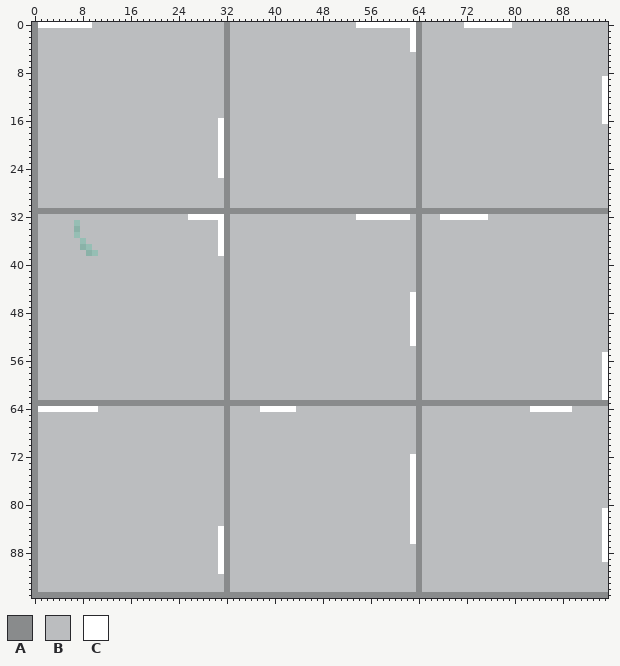
Pixel-art file: Sprites/Asperite/FloorTiles32Redone.aseprite. The picture above was drawn from the file before the commit.
96x96 pixels, 1 frame.
Palette (. is transparent): A #898b8c  B #bbbdbf  C #ffffff
After the commit:
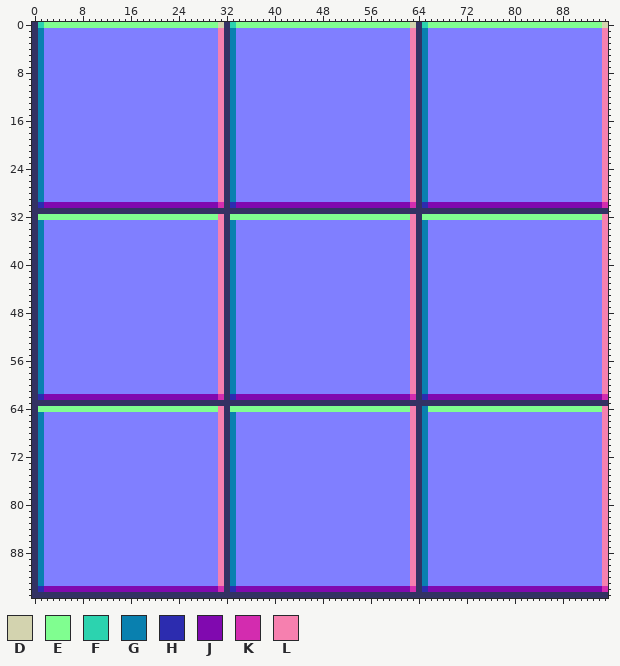
Colours new in this view: D #d3d3af  E #80fe90  F #2cd3af  G #0980af  H #2c2caf  J #8009af  K #d32caf  L #f680af
Change:
layer "Layer 1" now hidden
layer "Normal" added
colour A: #898b8c -> #333263
colour B: #bbbdbf -> #807fff
Changed rows in their new state; - is a pixel that keeps its letter.
Layer "Normal":
first column x 1:
 0 FEEEEEEEEEEEEEEEEEEEEEEEEEEEEED-FEEEEEEEEEEEEEEEEEEEEEEEEEEEEED-FEEEEEEEEEEEEEEEEEEEEEEEEEEEEED
 1 G-----------------------------L-G-----------------------------L-G-----------------------------L
 2 G-----------------------------L-G-----------------------------L-G-----------------------------L
 3 G-----------------------------L-G-----------------------------L-G-----------------------------L
 4 G-----------------------------L-G-----------------------------L-G-----------------------------L
 5 G-----------------------------L-G-----------------------------L-G-----------------------------L
 6 G-----------------------------L-G-----------------------------L-G-----------------------------L
 7 G-----------------------------L-G-----------------------------L-G-----------------------------L
 8 G-----------------------------L-G-----------------------------L-G-----------------------------L
 9 G-----------------------------L-G-----------------------------L-G-----------------------------L
10 G-----------------------------L-G-----------------------------L-G-----------------------------L
11 G-----------------------------L-G-----------------------------L-G-----------------------------L
12 G-----------------------------L-G-----------------------------L-G-----------------------------L
13 G-----------------------------L-G-----------------------------L-G-----------------------------L
14 G-----------------------------L-G-----------------------------L-G-----------------------------L
15 G-----------------------------L-G-----------------------------L-G-----------------------------L
16 G-----------------------------L-G-----------------------------L-G-----------------------------L
17 G-----------------------------L-G-----------------------------L-G-----------------------------L
18 G-----------------------------L-G-----------------------------L-G-----------------------------L
19 G-----------------------------L-G-----------------------------L-G-----------------------------L
20 G-----------------------------L-G-----------------------------L-G-----------------------------L
21 G-----------------------------L-G-----------------------------L-G-----------------------------L
22 G-----------------------------L-G-----------------------------L-G-----------------------------L
23 G-----------------------------L-G-----------------------------L-G-----------------------------L
24 G-----------------------------L-G-----------------------------L-G-----------------------------L
25 G-----------------------------L-G-----------------------------L-G-----------------------------L
26 G-----------------------------L-G-----------------------------L-G-----------------------------L
27 G-----------------------------L-G-----------------------------L-G-----------------------------L
28 G-----------------------------L-G-----------------------------L-G-----------------------------L
29 G-----------------------------L-G-----------------------------L-G-----------------------------L
30 HJJJJJJJJJJJJJJJJJJJJJJJJJJJJJK-HJJJJJJJJJJJJJJJJJJJJJJJJJJJJJK-HJJJJJJJJJJJJJJJJJJJJJJJJJJJJJK
32 EEEEEEEEEEEEEEEEEEEEEEEEEEEEEEL-EEEEEEEEEEEEEEEEEEEEEEEEEEEEEEL-EEEEEEEEEEEEEEEEEEEEEEEEEEEEEEL
33 G-----B-----------------------L-G-----------------------------L-G-----------------------------L
34 G-----B-----------------------L-G-----------------------------L-G-----------------------------L
35 G-----B-----------------------L-G-----------------------------L-G-----------------------------L
36 G------B----------------------L-G-----------------------------L-G-----------------------------L
37 G------BB---------------------L-G-----------------------------L-G-----------------------------L
38 G-------BB--------------------L-G-----------------------------L-G-----------------------------L
39 G-----------------------------L-G-----------------------------L-G-----------------------------L
40 G-----------------------------L-G-----------------------------L-G-----------------------------L
41 G-----------------------------L-G-----------------------------L-G-----------------------------L
42 G-----------------------------L-G-----------------------------L-G-----------------------------L
43 G-----------------------------L-G-----------------------------L-G-----------------------------L
44 G-----------------------------L-G-----------------------------L-G-----------------------------L
45 G-----------------------------L-G-----------------------------L-G-----------------------------L
46 G-----------------------------L-G-----------------------------L-G-----------------------------L
47 G-----------------------------L-G-----------------------------L-G-----------------------------L
48 G-----------------------------L-G-----------------------------L-G-----------------------------L
49 G-----------------------------L-G-----------------------------L-G-----------------------------L
50 G-----------------------------L-G-----------------------------L-G-----------------------------L
51 G-----------------------------L-G-----------------------------L-G-----------------------------L
52 G-----------------------------L-G-----------------------------L-G-----------------------------L
53 G-----------------------------L-G-----------------------------L-G-----------------------------L
54 G-----------------------------L-G-----------------------------L-G-----------------------------L
55 G-----------------------------L-G-----------------------------L-G-----------------------------L
56 G-----------------------------L-G-----------------------------L-G-----------------------------L
57 G-----------------------------L-G-----------------------------L-G-----------------------------L
58 G-----------------------------L-G-----------------------------L-G-----------------------------L
59 G-----------------------------L-G-----------------------------L-G-----------------------------L
60 G-----------------------------L-G-----------------------------L-G-----------------------------L
61 G-----------------------------L-G-----------------------------L-G-----------------------------L
62 HJJJJJJJJJJJJJJJJJJJJJJJJJJJJJK-HJJJJJJJJJJJJJJJJJJJJJJJJJJJJJK-HJJJJJJJJJJJJJJJJJJJJJJJJJJJJJK
64 EEEEEEEEEEEEEEEEEEEEEEEEEEEEEEL-EEEEEEEEEEEEEEEEEEEEEEEEEEEEEEL-GEEEEEEEEEEEEEEEEEEEEEEEEEEEEEL
65 G-----------------------------L-G-----------------------------L-G-----------------------------L
66 G-----------------------------L-G-----------------------------L-G-----------------------------L
67 G-----------------------------L-G-----------------------------L-G-----------------------------L
68 G-----------------------------L-G-----------------------------L-G-----------------------------L
69 G-----------------------------L-G-----------------------------L-G-----------------------------L
70 G-----------------------------L-G-----------------------------L-G-----------------------------L
71 G-----------------------------L-G-----------------------------L-G-----------------------------L
72 G-----------------------------L-G-----------------------------L-G-----------------------------L
73 G-----------------------------L-G-----------------------------L-G-----------------------------L
74 G-----------------------------L-G-----------------------------L-G-----------------------------L
75 G-----------------------------L-G-----------------------------L-G-----------------------------L
76 G-----------------------------L-G-----------------------------L-G-----------------------------L
77 G-----------------------------L-G-----------------------------L-G-----------------------------L
78 G-----------------------------L-G-----------------------------L-G-----------------------------L
79 G-----------------------------L-G-----------------------------L-G-----------------------------L
80 G-----------------------------L-G-----------------------------L-G-----------------------------L
81 G-----------------------------L-G-----------------------------L-G-----------------------------L
82 G-----------------------------L-G-----------------------------L-G-----------------------------L
83 G-----------------------------L-G-----------------------------L-G-----------------------------L
84 G-----------------------------L-G-----------------------------L-G-----------------------------L
85 G-----------------------------L-G-----------------------------L-G-----------------------------L
86 G-----------------------------L-G-----------------------------L-G-----------------------------L
87 G-----------------------------L-G-----------------------------L-G-----------------------------L
88 G-----------------------------L-G-----------------------------L-G-----------------------------L
89 G-----------------------------L-G-----------------------------L-G-----------------------------L
90 G-----------------------------L-G-----------------------------L-G-----------------------------L
91 G-----------------------------L-G-----------------------------L-G-----------------------------L
92 G-----------------------------L-G-----------------------------L-G-----------------------------L
93 G-----------------------------L-G-----------------------------L-G-----------------------------L
94 HJJJJJJJJJJJJJJJJJJJJJJJJJJJJJK-HJJJJJJJJJJJJJJJJJJJJJJJJJJJJJK-HJJJJJJJJJJJJJJJJJJJJJJJJJJJJJK
Changed places in both pictures, as pixel boxes (x1, y1, x2, y2):
changed: (32, 22, 608, 598)
